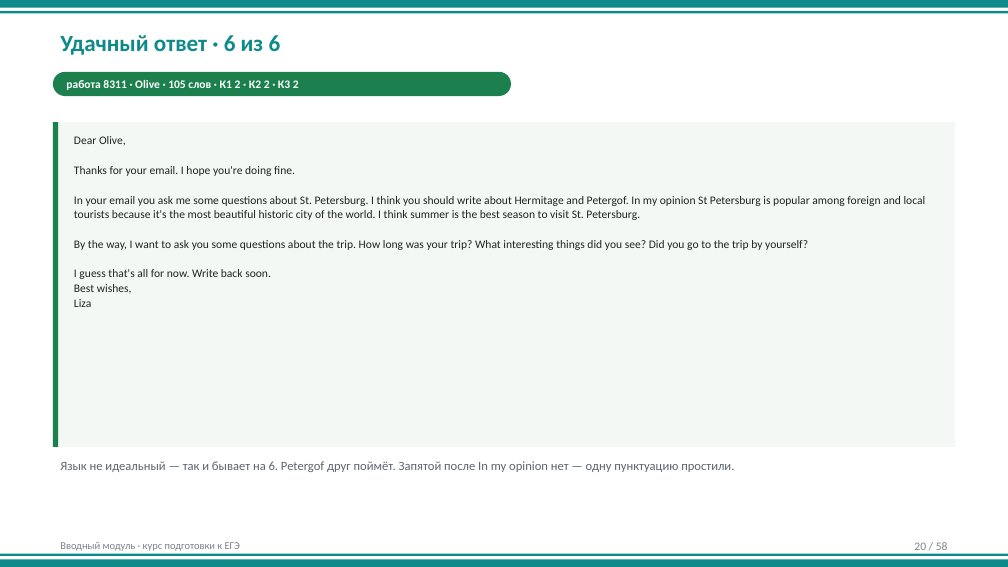
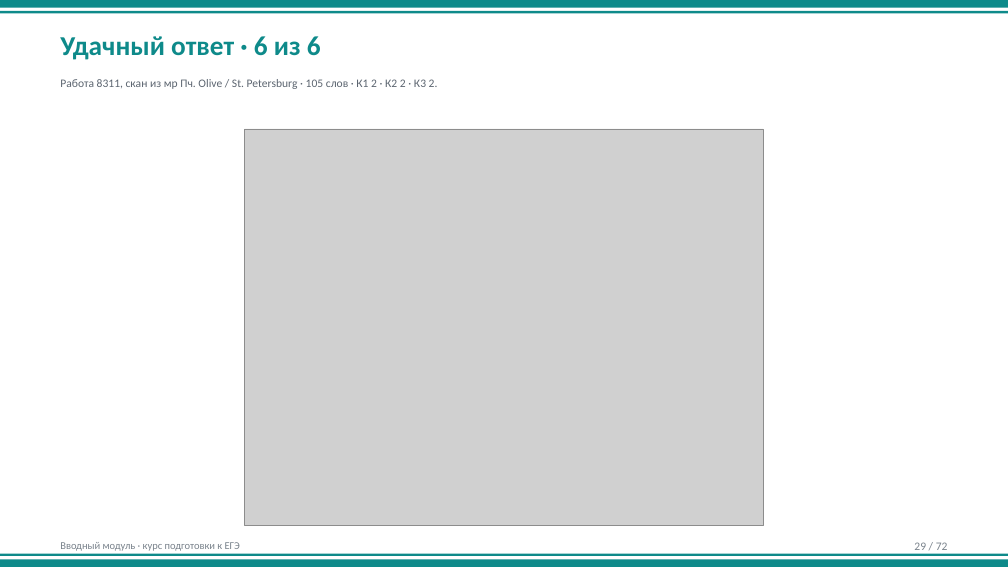
Before and after one commit to munlightshadow/music, a slide deck: slide 29 of ege-english-course/03-curriculum/intro-student/вводный-модуль.pptx (slide 20 before the commit). Drawn at 1008x567 pixels with LibreOffice and Linux fonts; fonts in the diff are those of the drawing; grey boxes stand for pictures. Boxes give left, top, right and bottom in pixels: in the first picture for what was removed or moved away, otherwise in the second. Text is boxed around its words. In the diff, an @@ line names an element or a change of style, - is before the commit and + after.

```diff
--- a/ege-english-course/03-curriculum/intro-student/вводный-модуль.pptx
+++ b/ege-english-course/03-curriculum/intro-student/вводный-модуль.pptx
@@ text "Удачный ответ · 6 из ..." at (60, 36, 321, 60): size 22 to 26 pt @@
@@ text "Работа 8311, скан из мр ..." at (60, 79, 438, 89): vertical alignment middle to top @@
@@ rounded rectangle removed at (53, 72, 511, 96) @@
@@ text at (60, 79, 438, 89): text changed; text colour #FFFFFF to #5C6570; bold off @@
-работа 8311 · Olive · 105 слов · К1 2 · К2 2 · К3 2
+Работа 8311, скан из мр Пч. Olive / St. Petersburg · 105 слов · К1 2 · К2 2 · К3 2.
@@ rectangle removed at (53, 122, 955, 447) @@
@@ rectangle removed at (53, 122, 58, 447) @@
@@ text removed at (74, 136, 926, 307) @@
-Dear Olive,
-Thanks for your email. I hope you're doing fine.
-In your email you ask me some questions about St. Petersburg. I think you should write about Hermitage and Petergof. In my opinion St Petersburg is popular among foreign and local tourists because it's the most beautiful historic city of the world. I think summer is the best season to visit St. Petersburg.
-By the way, I want to ask you some questions about the trip. How long was your trip? What interesting things did you see? Did you go to the trip by yourself?
-I guess that's all for now. Write back soon.
-Best wishes,
-Liza
@@ picture added at (245, 129, 764, 526) @@
@@ text removed at (60, 461, 734, 472) @@
-Язык не идеальный — так и бывает на 6. Petergof друг поймёт. Запятой после In my opinion нет — одну пунктуацию простили.
@@ text at (914, 542, 948, 550): text changed @@
-20 / 58
+29 / 72
```
Also in this commit, not shown: 51 other slides changed, 20 slides added, 6 slides removed, 38 other files.
